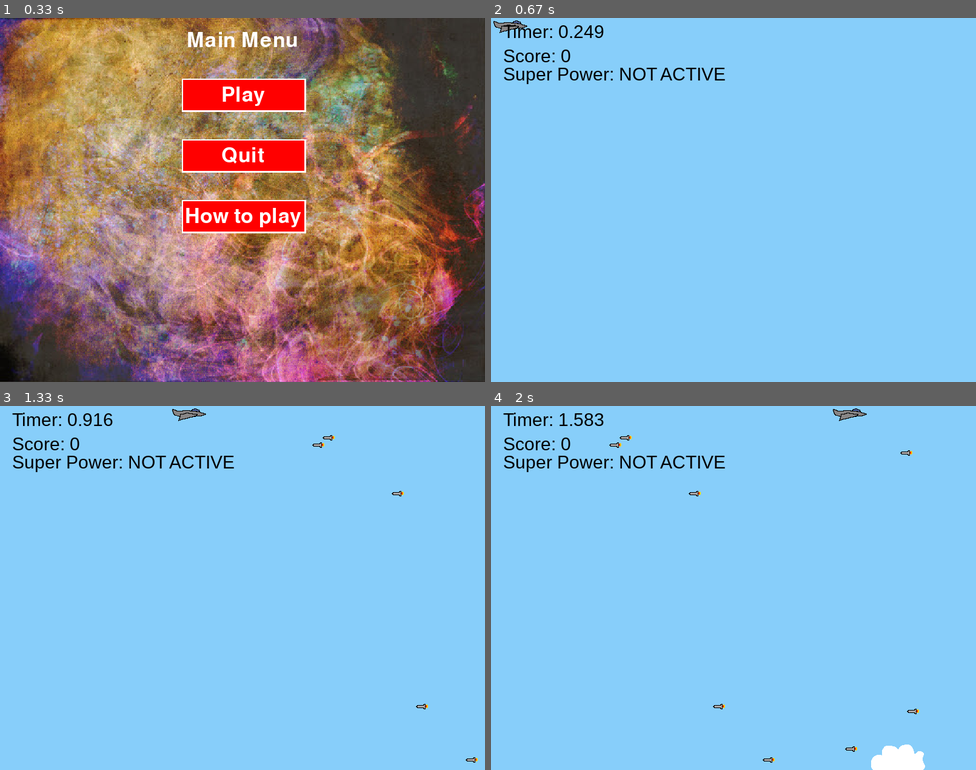
Above: before the commit, frames 1-4 (two rows, left to right).
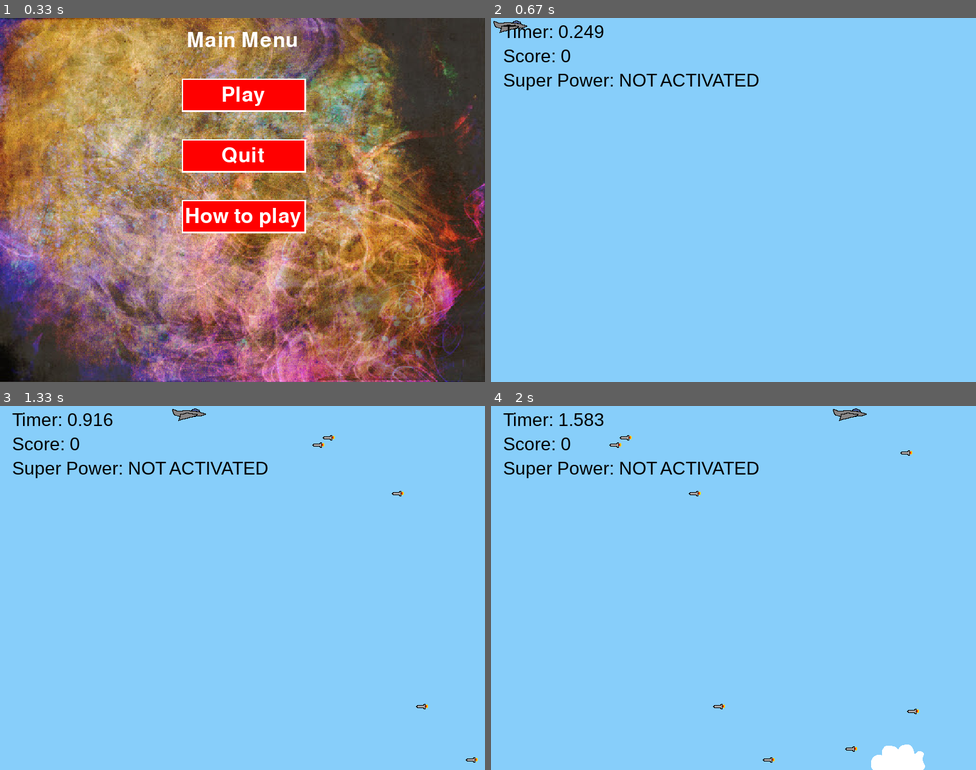
Above: after the commit, the same moments.

Repository: someone-existing/PyGame
Game: pygame game, started from game.py
Same seed, same stepped clock (60 frames per second), same inputs: the game is played once before the commit and once after it.
Inputs (mouse positions are in pixels of both pictures, inside the frame that each line leads up to):
- Up to frame 1 (0.33 s): no input
- Up to frame 2 (0.67 s): click "Play" at 0.38 s
- Up to frame 3 (1.33 s): hold Right 0.67-1.13 s; move the mouse to (242, 609) at 0.7 s
- Up to frame 4 (2 s): hold Right 1.5-1.97 s

Frame 1 is identical in both runs. In frame 2, 1.0% of the frame differs, in the area x 2-56%, y 13-20%; in frame 3, 1.0%; in frame 4, 1.0%.

Commit message:
Update game.py

Diff:
--- a/game.py
+++ b/game.py
@@ -262,7 +262,6 @@
     def superpowerdef():
         global superpowertimer
         superpowertimer = 0
-        superactive = "NOT ACTIVE"
     ADDENEMY = pygame.USEREVENT + 1
     pygame.time.set_timer(ADDENEMY, 165)
 
@@ -292,7 +291,7 @@
     global superpowertimer
     superpowertimer = 0
     global superactive
-    superactive = "NOT ACTIVE"
+    superactive = "NOT ACTIVATED"
     running = True
     pygame.mixer.music.load("Apoxode_-_Electric_1.mp3")
     pygame.mixer.music.play(loops=-1)
@@ -360,7 +359,7 @@
         score = 'Score: ' + str(playerscore)
         screen.blit(gamefont.render(score, True, boja), (20, 45))
         supertext = "Super Power: " + str(superactive)
-        screen.blit(gamefont.render(supertext, True, boja), (20,75))
+        screen.blit(gamefont.render(supertext, True, boja), (20,85))
         # Check if any enemies have collided with the player
         if pygame.sprite.spritecollideany(player, superpowers):
             superpowertimer = 1
@@ -369,7 +368,9 @@
             t = threading.Timer(5.0, superpowerdef)
             t.start()
         if superpowertimer == 1:
-                    superactive = "ACTIVE"
+                    superactive = "ACTIVATED"
+        else:
+            superactive = "NOT ACTIVATED"
         if pygame.sprite.spritecollideany(player, enemies):
             # If so, then remove the player and stop the loop
             if superpowertimer == 0:
